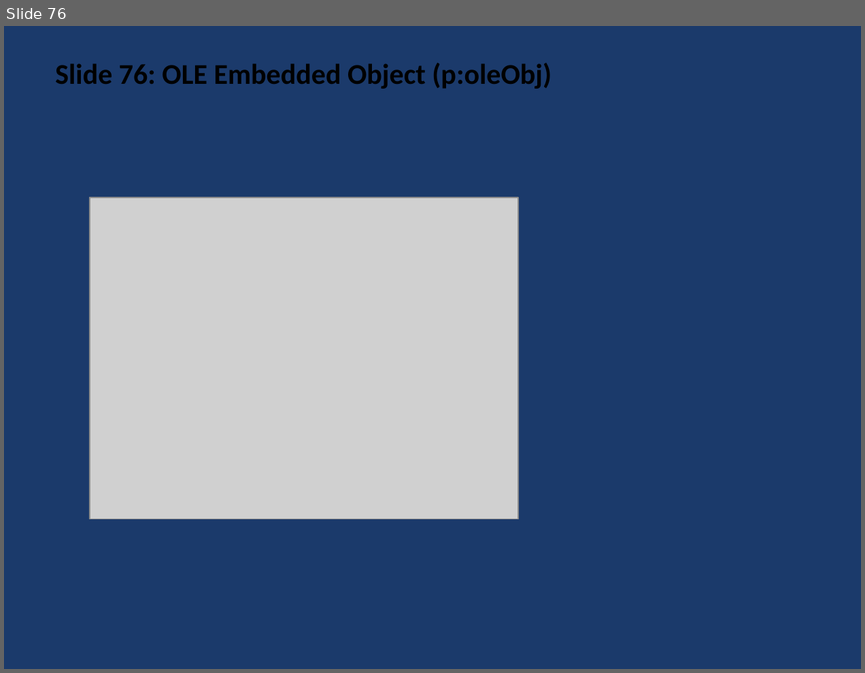
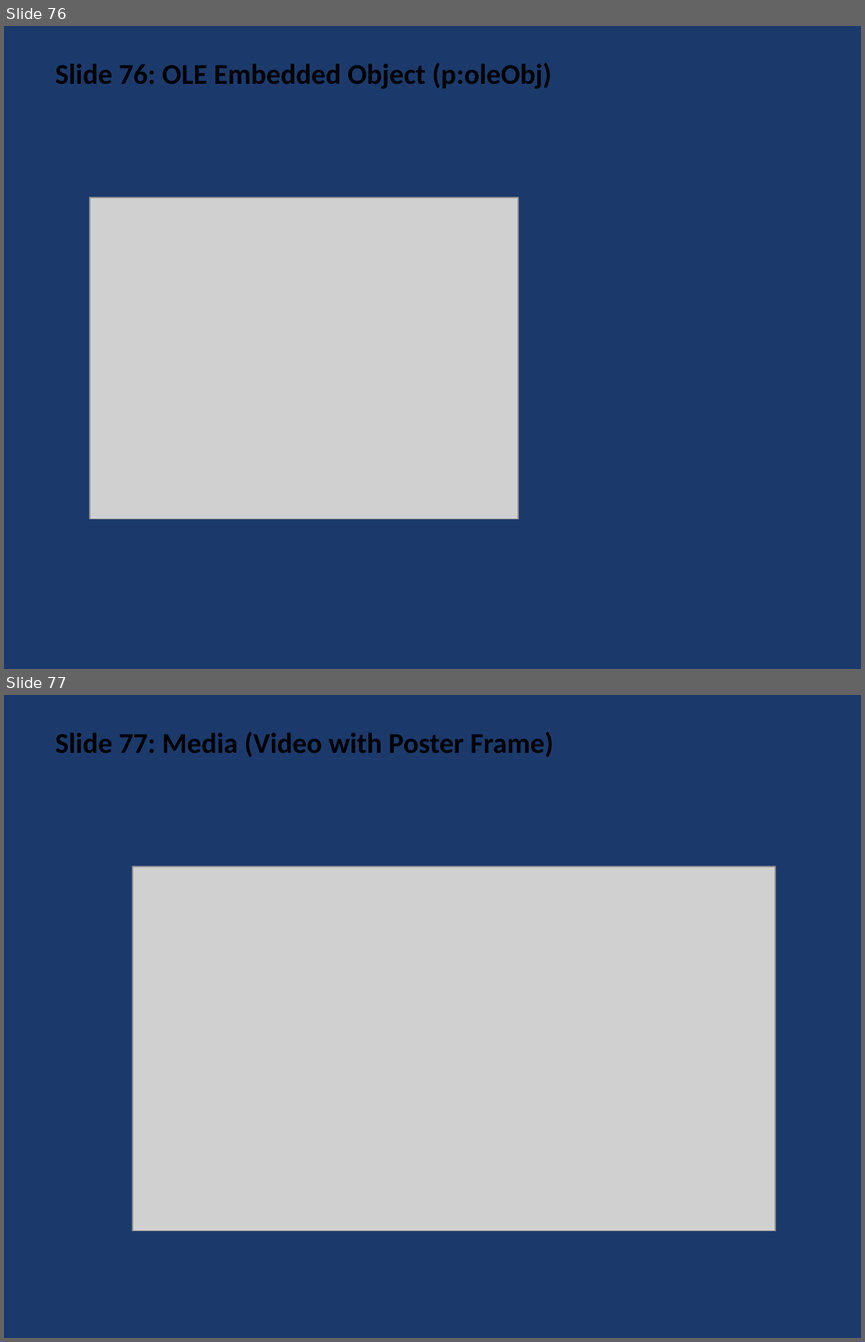
Before and after one commit to t-ujiie-g/pptx-svg, a slide deck: test_fixtures/test_features.pptx. Shown one above the other, each under a label of ours: slide 76 before the commit, slides 76 and 77 after it. The pictures are 865x673 and 865x1342 pixels, drawn with LibreOffice and Linux fonts; fonts in the diff are those of the drawing; grey boxes stand for pictures. Boxes give left, top, right and bottom in pixels: in the first picture for what was removed or moved away, otherwise in the second. Text is boxed around its words. In the diff, an @@ line names an element or a change of style, - is before the commit and + after.

```diff
--- a/test_fixtures/test_features.pptx
+++ b/test_fixtures/test_features.pptx
@@ slide 77 added at box(4, 695, 861, 1338), background #1B3A6B @@
@@ text added at box(55, 732, 553, 757), 24 pt, text #000000, bold @@
+Slide 77: Media (Video with Poster Frame)
@@ picture added at box(133, 866, 775, 1231) @@
```
Also in this commit, not shown: 7 other files.
